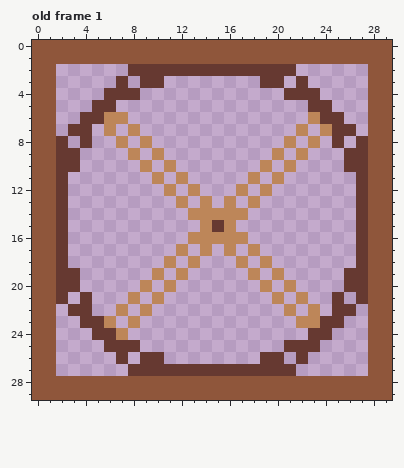
Pixel-art file -- Art/Hamster_wheel.ase. Above is the file before it was changed.
30x30 pixels, 1 frame. Shown: old frame 1.
After:
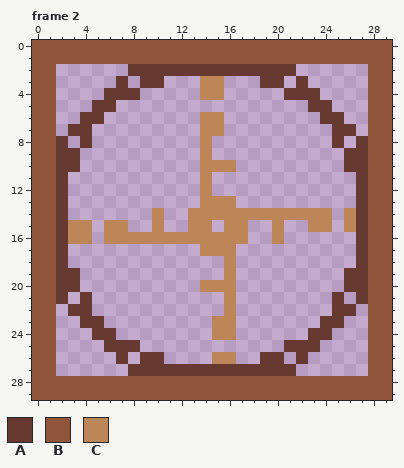
Palette (. is transparent): A #663931  B #8f563b  C #bd8659
A new or re-ordered frame is compared with the old frame closest to it.
Diff:
frames 1 -> 2
--- frame 2 is new; against old frame 1, layer "Layer 2"
@@ x 0..29 @@
  2 BB......AAAAAAAAAAAAAA......BB
- 3 BB.....A.AA........AA.A.....BB
- 4 BB....AAA............AAA....BB
+ 3 BB.....A.AA...CC...AA.A.....BB
+ 4 BB....AAA.....CC.....AAA....BB
  5 BB...AA................AA...BB
- 6 BB..AACC...............CAA..BB
- 7 BB.AA.C.C.............C.CAA.BB
- 8 BBA.A..C.C...........C.C.A.ABB
- 9 BBAA....C.C.........C.C...AABB
-10 BBAA.....C.C.......C.C....AABB
-11 BBA.......C.C.....C.C......ABB
-12 BBA........C.C...C.C.......ABB
-13 BBA.........C.C.C.C........ABB
-14 BBA..........CCCCC.........ABB
-15 BBA...........CAC..........ABB
-16 BBA..........CCCCC.........ABB
-17 BBA.........C.C.C.C........ABB
-18 BBA........C.C...C.C.......ABB
-19 BBAA......C.C.....C.C.....AABB
-20 BBAA.....C.C.......C.C....AABB
-21 BBA.A...C.C.........C.C..A.ABB
-22 BB.AA..C.C...........C.C.AA.BB
-23 BB..AAC.C.............CCAA..BB
-24 BB...AAC...............AA...BB
+ 6 BB..AA........CC........AA..BB
+ 7 BB.AA.........CC.........AA.BB
+ 8 BBA.A.........C..........A.ABB
+ 9 BBAA..........C...........AABB
+10 BBAA..........CCC.........AABB
+11 BBA...........C............ABB
+12 BBA...........C............ABB
+13 BBA...........CCC..........ABB
+14 BBA.......C..CCCCCCCCCCCC.CABB
+15 BBACC.CC..C..CC.CC..C..CC.CABB
+16 BBACC.CCCCCCCCCCCC..C......ABB
+17 BBA...........CCC..........ABB
+18 BBA.............C..........ABB
+19 BBAA............C.........AABB
+20 BBAA..........CCC.........AABB
+21 BBA.A...........C........A.ABB
+22 BB.AA...........C........AA.BB
+23 BB..AA.........CC.......AA..BB
+24 BB...AA........CC......AA...BB
 25 BB....AAA............AAA....BB
-26 BB.....A.AA........AA.A.....BB
+26 BB.....A.AA....CC..AA.A.....BB
 27 BB......AAAAAAAAAAAAAA......BB
Changed places in both pictures, as pixel boxes (x1, y1, x2, y2):
changed: (68, 76, 356, 364)
